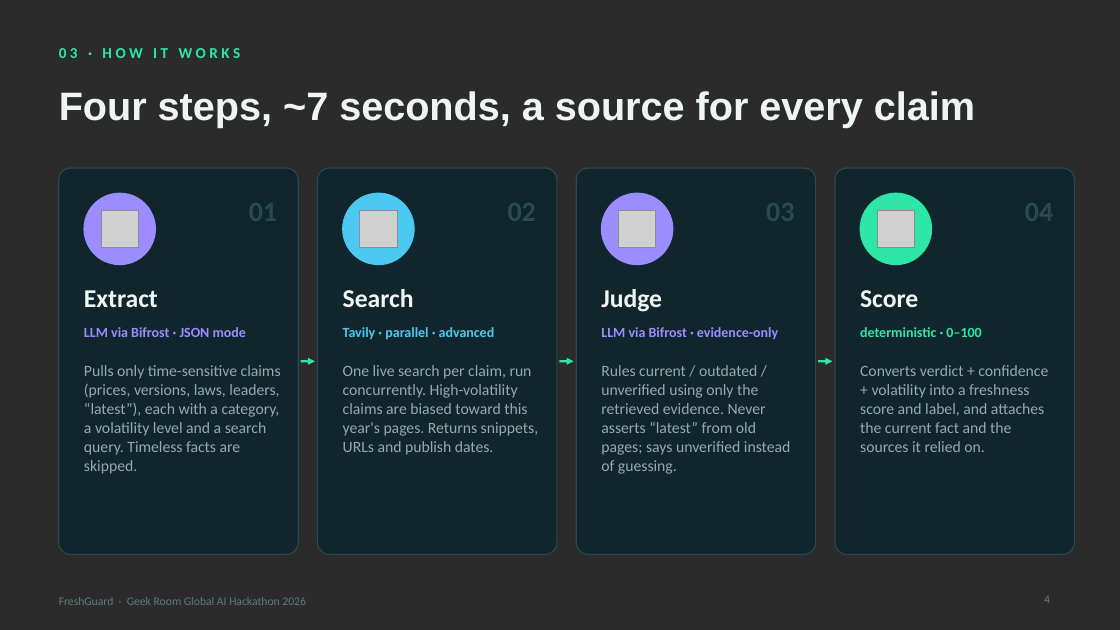
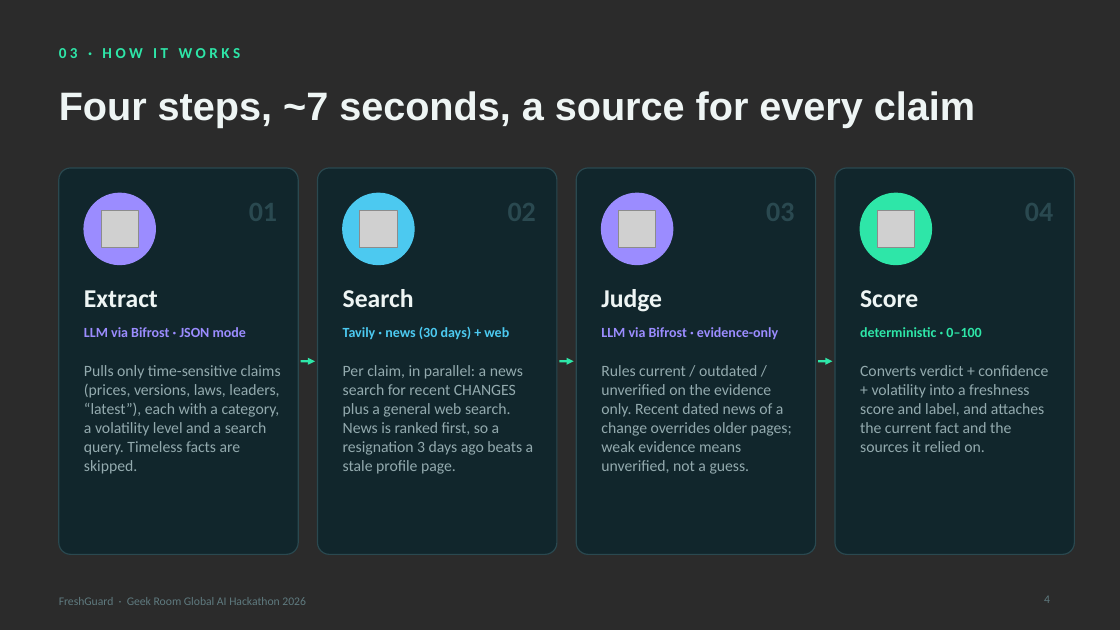
Before and after one commit to shubham-jadhav-FiatLux/freshguard, a slide deck: slide 4 of docs/FreshGuard_Pitch.pptx. Drawn at 1120x630 pixels with LibreOffice and Linux fonts; fonts in the diff are those of the drawing; grey boxes stand for pictures; background and template pictures are left out; a plain dark background stands for a picture behind light text. Boxes give left, top, right and bottom in pixels: in the first picture for what was removed or moved away, otherwise in the second. Text is boxed around its words. In the diff, an @@ line names an element or a change of style, - is before the commit and + after.

```diff
--- a/docs/FreshGuard_Pitch.pptx
+++ b/docs/FreshGuard_Pitch.pptx
@@ text at (x1=343, y1=327, x2=509, y2=339): text changed @@
-Tavily · parallel · advanced
+Tavily · news (30 days) + web
@@ text at (x1=343, y1=365, x2=534, y2=474): text changed @@
-One live search per claim, run concurrently. High-volatility claims are biased toward this year's pages. Returns snippets, URLs and publish dates.
+Per claim, in parallel: a news search for recent CHANGES plus a general web search. News is ranked first, so a resignation 3 days ago beats a stale profile page.
@@ text at (x1=601, y1=365, x2=792, y2=474): text changed @@
-Rules current / outdated / unverified using only the retrieved evidence. Never asserts “latest” from old pages; says unverified instead of guessing.
+Rules current / outdated / unverified on the evidence only. Recent dated news of a change overrides older pages; weak evidence means unverified, not a guess.
```
Also in this commit, not shown: 1 other slide changed, 4 other files.
